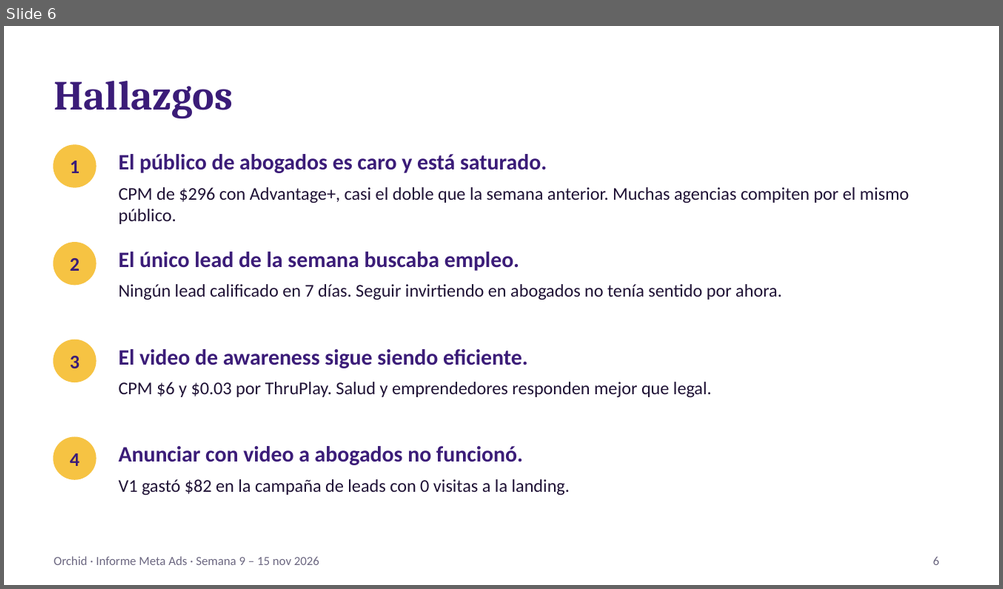
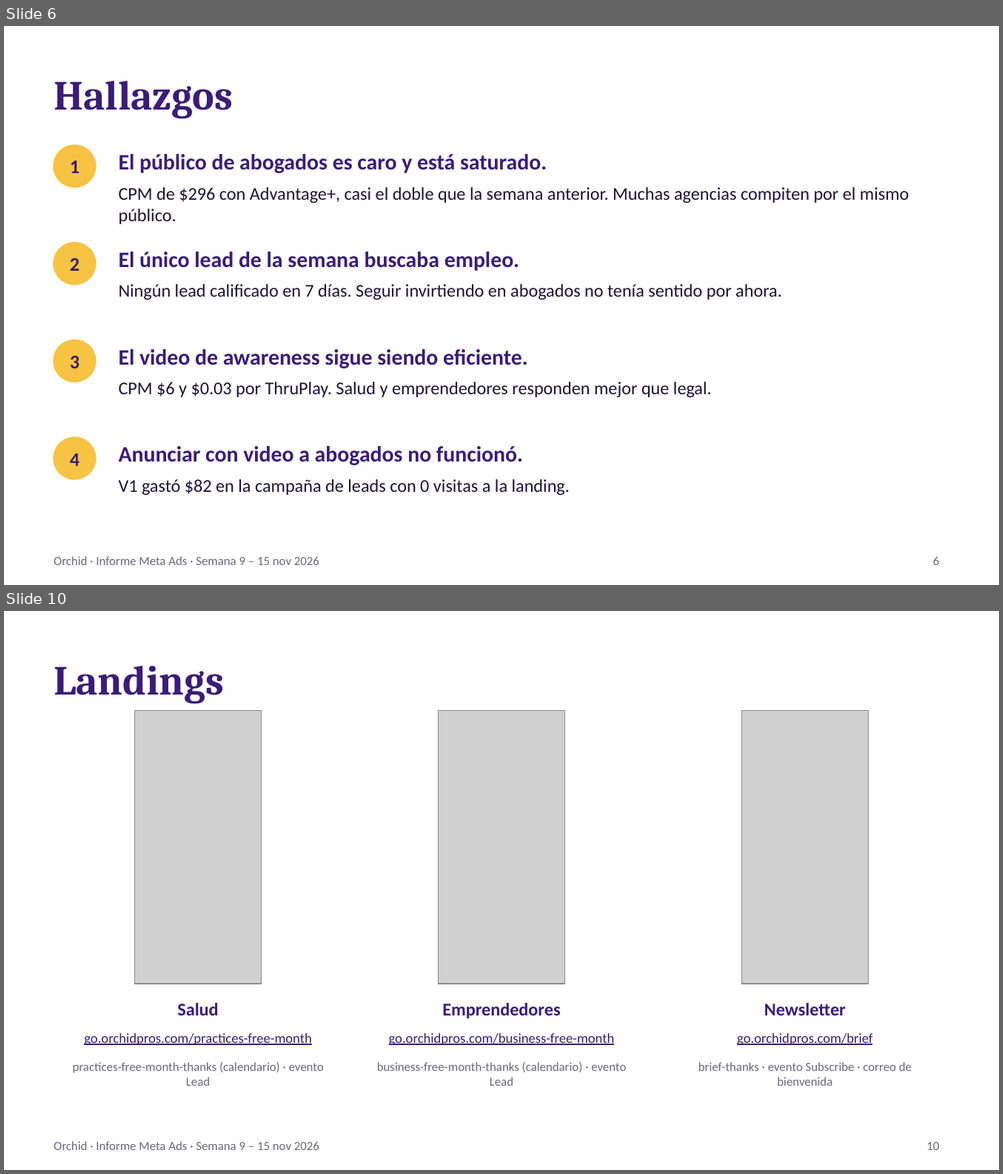
Before and after one commit to manlizard-sys/MetaADS2026, a slide deck: build/reports/informes/Informe_Meta_Ads_Orchid_2026-11-16.pptx. Shown one above the other, each under a label of ours: slide 6 before the commit, slides 6 and 10 after it; the slides between them are not shown. The pictures are 1003x589 and 1003x1174 pixels, drawn with LibreOffice and Linux fonts; fonts in the diff are those of the drawing; grey boxes stand for pictures. Boxes give left, top, right and bottom in pixels: in the first picture for what was removed or moved away, otherwise in the second. Text is boxed around its words. In the diff, an @@ line names an element or a change of style, - is before the commit and + after.

```diff
--- a/build/reports/informes/Informe_Meta_Ads_Orchid_2026-11-16.pptx
+++ b/build/reports/informes/Informe_Meta_Ads_Orchid_2026-11-16.pptx
@@ slide 10 added at <box>4,611,999,1170</box>, background #FFFFFF; not listed: 1 template element that a slide beside it also shows @@
@@ title added at <box>54,666,224,703</box>, 30 pt, text #3B1C78, bold @@
+Landings
@@ picture added at <box>134,710,261,984</box> @@
@@ picture added at <box>438,710,564,984</box> @@
@@ picture added at <box>741,710,868,984</box> @@
@@ text added at <box>177,1003,218,1016</box>, 13 pt, text #3B1C78, bold @@
+Salud
@@ text added at <box>442,1003,560,1019</box>, 13 pt, text #3B1C78, bold @@
+Emprendedores
@@ text added at <box>764,1003,845,1016</box>, 13 pt, text #3B1C78, bold @@
+Newsletter
@@ text added at <box>84,1034,311,1045</box>, 10 pt, text #3B1C78, underline @@
+go.orchidpros.com/practices-free-month
@@ text added at <box>389,1034,614,1045</box>, 10 pt, text #3B1C78, underline @@
+go.orchidpros.com/business-free-month
@@ text added at <box>737,1034,872,1045</box>, 10 pt, text #3B1C78, underline @@
+go.orchidpros.com/brief
@@ text added at <box>73,1062,324,1086</box>, 9 pt, text #6B6680 @@
+practices-free-month-thanks (calendario) · evento Lead
@@ text added at <box>377,1062,626,1086</box>, 9 pt, text #6B6680 @@
+business-free-month-thanks (calendario) · evento Lead
@@ text added at <box>698,1062,911,1086</box>, 9 pt, text #6B6680 @@
+brief-thanks · evento Subscribe · correo de bienvenida
@@ page number added at <box>926,1142,939,1150</box>, 9 pt, text #6B6680 @@
+10
```
Also in this commit, not shown: 9 slides changed, 3 other files.
